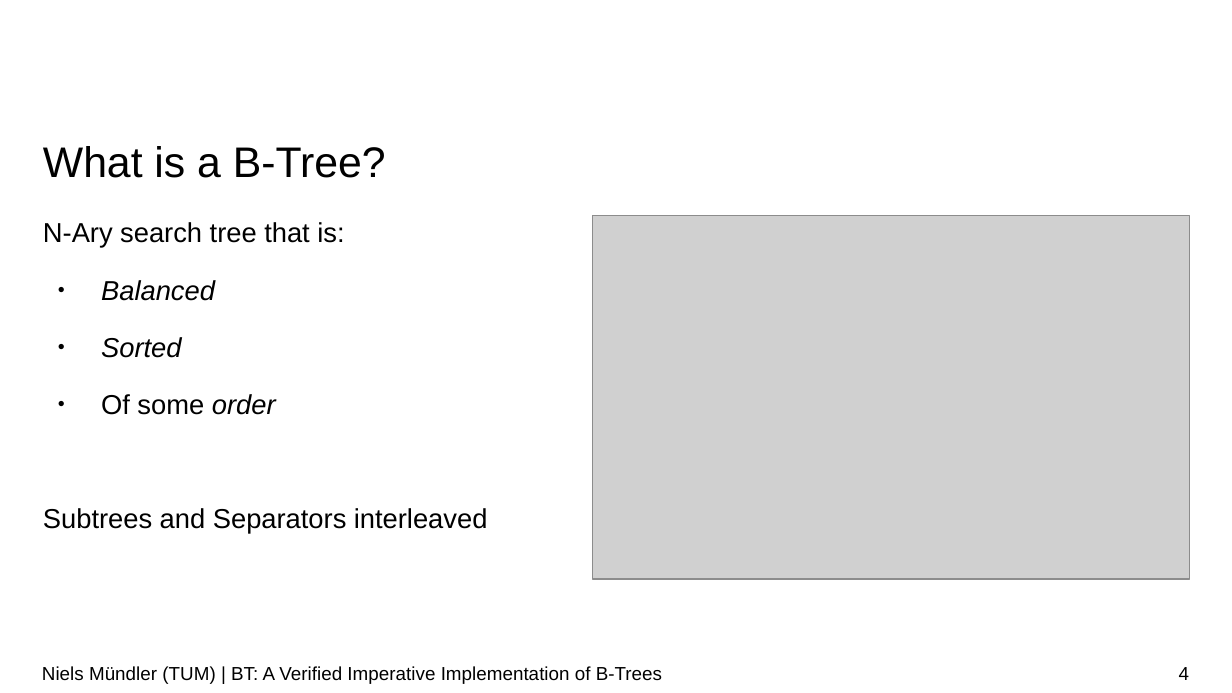
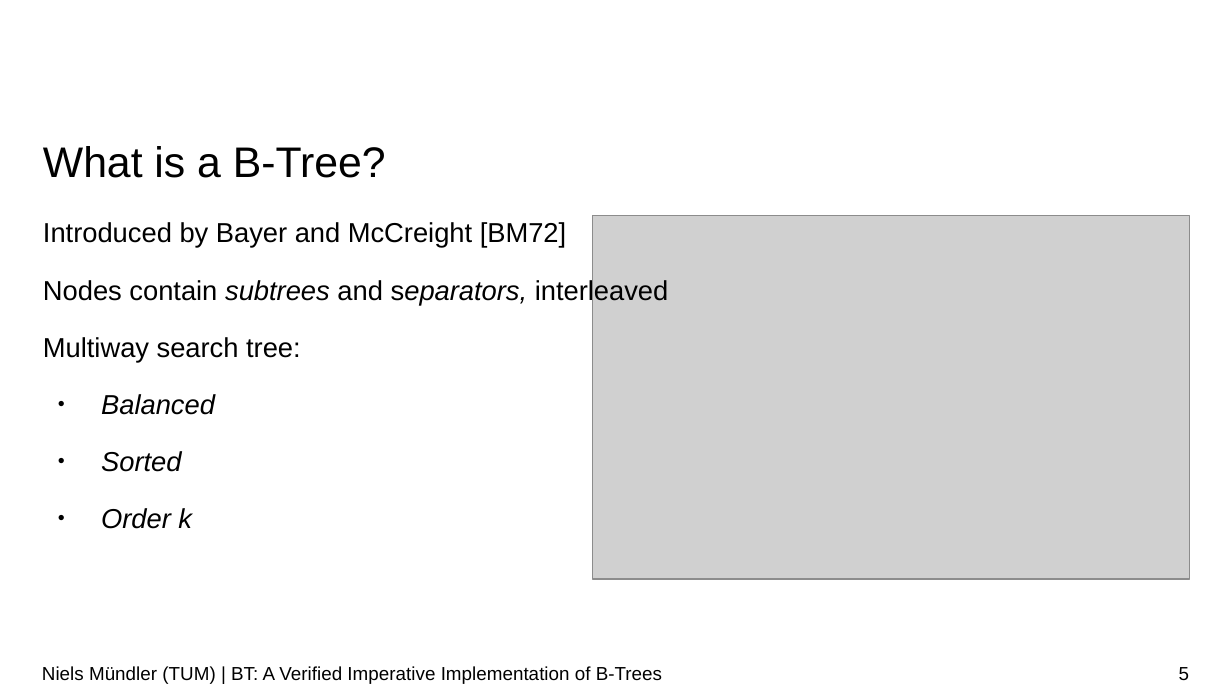
Before and after one commit to nielstron/btrees-thesis, a slide deck: slide 5 of colloqium.odp (slide 4 before the commit). Drawn at 1232x693 pixels with LibreOffice and Linux fonts; fonts in the diff are those of the drawing; grey boxes stand for pictures; background and template pictures are left out. Boxes give left, top, right and bottom in pixels: in the first picture for what was removed or moved away, otherwise in the second. Text is boxed around its words. In the diff, an @@ line names an element or a change of style, - is before the commit and + after.

```diff
--- a/colloqium.odp
+++ b/colloqium.odp
@@ text at [43, 222, 668, 362]: text changed @@
-N-Ary search tree that is:
+Introduced by Bayer and McCreight [BM72]
+Nodes contain subtrees and separators, interleaved
+Multiway search tree:
@@ text at [101, 508, 192, 529]: text changed; italic on @@
-● Of some order
-Subtrees and Separators interleaved
+● Order k
@@ page number at [1179, 667, 1189, 681]: text changed @@
-4
+5
```
Also in this commit, not shown: 20 other slides changed, 5 slides added, 1 slide removed.
